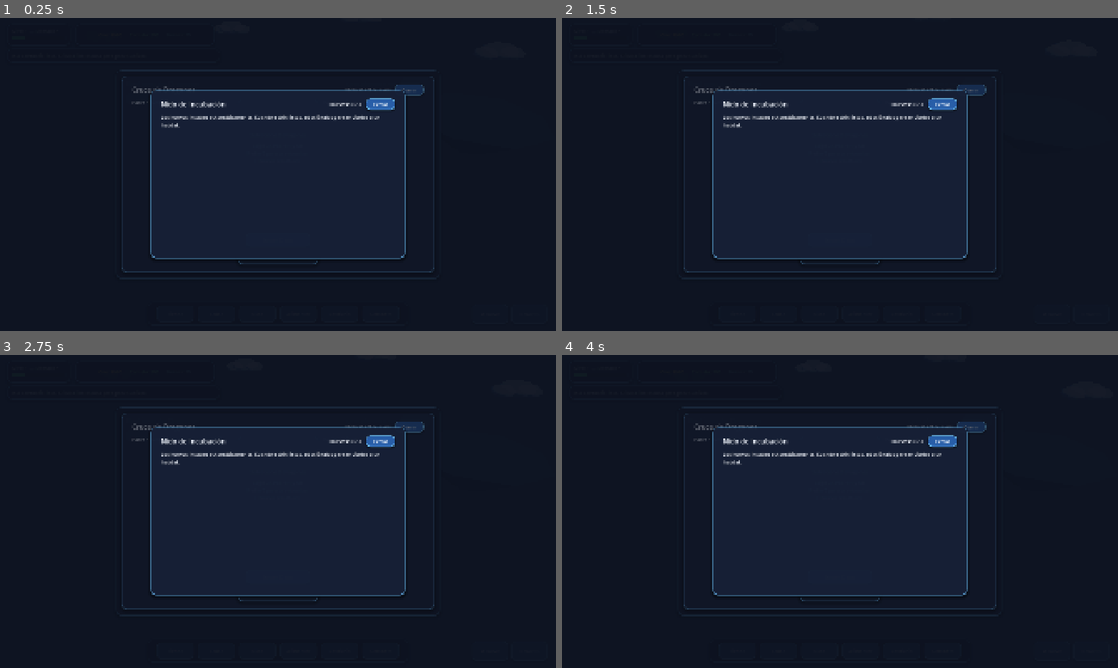
Above: before the commit, frames 1-4 (two rows, left to right).
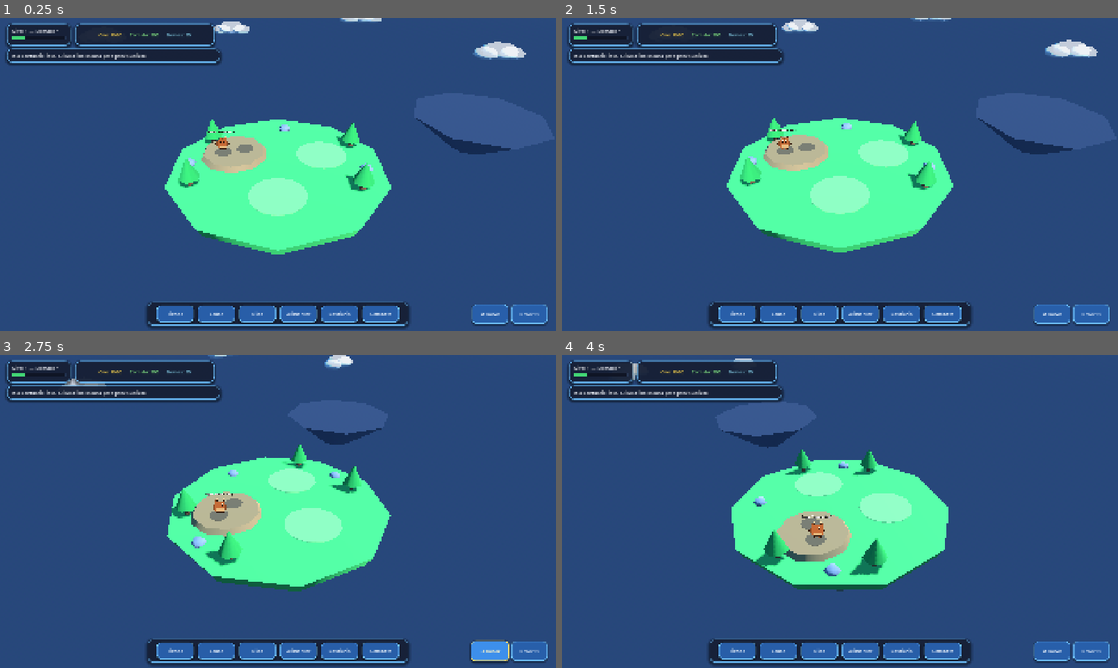
Above: after the commit, the same moments.

Repository: recab535/VJdeRecab
Game: Godot game, scene res://scenes/main.tscn
Two runs of this game, one before a commit and one after it. Both use one fixed random seed, a clock stepped at 60 frames per second and the inputs below.
Inputs (mouse positions are in pixels of both pictures, inside the frame that each line leads up to):
- Up to frame 1 (0.25 s): no input
- Up to frame 2 (1.5 s): click (840, 240) at 0.5 s, where only the run before the commit has a clickable "Iniciar Cruce"; click (840, 240) at 1.25 s, where only the run before the commit has a clickable "Iniciar Cruce"
- Up to frame 3 (2.75 s): click "↺ Rotar" at 2 s
- Up to frame 4 (4 s): tap Enter at 2.75 s; move the mouse to (962, 495) at 2.77 s; hold Right 2.78-3.5 s; tap Q at 2.85 s; click (962, 495) at 2.92 s; drag from (728, 527) to (812, 574) at 3.52 s

The runs differ from the first frame. In frame 1, 97% of the frame differs, in the area x 0-100%, y 0-100%; in frame 2, 97%; in frame 3, 97%; in frame 4, 97%.

Commit message:
Fix: Conexión de señales y mouse_filter en UI

Diff:
--- a/scenes/combat/combat_arena.tscn
+++ b/scenes/combat/combat_arena.tscn
@@ -85,6 +85,7 @@
 anchor_bottom = 1.0
 grow_horizontal = 2
 grow_vertical = 2
+mouse_filter = 2
 theme = ExtResource("3_theme")
 
 [node name="TopBar" type="PanelContainer" parent="CombatUI/RootControl"]
--- a/scenes/ui/bestiario_panel.tscn
+++ b/scenes/ui/bestiario_panel.tscn
@@ -3,6 +3,7 @@
 [ext_resource type="Script" path="res://scripts/ui/bestiario_panel.gd" id="1_bestiario"]
 
 [node name="BestiarioPanel" type="Control"]
+visible = false
 layout_mode = 3
 anchors_preset = 15
 anchor_right = 1.0
--- a/scenes/ui/breeding_panel.tscn
+++ b/scenes/ui/breeding_panel.tscn
@@ -3,6 +3,7 @@
 [ext_resource type="Script" path="res://scripts/ui/breeding_panel.gd" id="1_breeding"]
 
 [node name="BreedingPanel" type="Control"]
+visible = false
 layout_mode = 3
 anchors_preset = 15
 anchor_right = 1.0
--- a/scenes/ui/hud_basic.tscn
+++ b/scenes/ui/hud_basic.tscn
@@ -26,6 +26,7 @@
 offset_top = 20.0
 offset_right = 920.0
 offset_bottom = 96.0
+mouse_filter = 2
 theme_override_constants/separation = 16
 
 [node name="NivelPanel" type="PanelContainer" parent="RootControl/TopLeftBar"]
@@ -82,6 +83,7 @@
 offset_top = 106.0
 offset_right = 760.0
 offset_bottom = 154.0
+mouse_filter = 2
 
 [node name="LblEstadoAccion" type="Label" parent="RootControl/StatusBanner"]
 unique_name_in_owner = true
@@ -219,6 +221,7 @@
 offset_bottom = -24.0
 grow_horizontal = 0
 grow_vertical = 0
+mouse_filter = 2
 theme_override_constants/separation = 12
 
 [node name="BtnRotarIzq" type="Button" parent="RootControl/RotacionBar"]
--- a/scenes/ui/nest_panel.tscn
+++ b/scenes/ui/nest_panel.tscn
@@ -3,6 +3,7 @@
 [ext_resource type="Script" path="res://scripts/ui/nest_panel.gd" id="1_nest"]
 
 [node name="NestPanel" type="Control"]
+visible = false
 layout_mode = 3
 anchors_preset = 15
 anchor_right = 1.0
--- a/scripts/main.gd
+++ b/scripts/main.gd
@@ -12,10 +12,10 @@
 @onready var isla_inicial: Node3D = $IslaInicial
 @onready var isla_bloqueada: LockedIsland = $IslaBloqueadaPreview
 @onready var slots_container: Node3D = $IslaInicial/SlotsConstruibles
-@onready var bestiario_panel: BestiarioPanel = $HUD/RootControl/BestiarioPanel
-@onready var breeding_panel: BreedingPanel = $HUD/RootControl/BreedingPanel
-@onready var nest_panel: NestPanel = $HUD/RootControl/NestPanel
-@onready var shop_panel: ShopPanel = $HUD/RootControl/ShopPanel
+@onready var bestiario_panel: Control = $HUD/RootControl/BestiarioPanel
+@onready var breeding_panel: Control = $HUD/RootControl/BreedingPanel
+@onready var nest_panel: Control = $HUD/RootControl/NestPanel
+@onready var shop_panel: PanelContainer = $HUD/RootControl/ShopPanel
 
 var _built_habitats: Dictionary = {}
 var _active_combat_arena: CombatArena = null
@@ -46,6 +46,7 @@
 		shop_panel.farm_purchase_requested.connect(_on_shop_farm_requested)
 
 	_setup_build_slots()
+	_close_overlay_panels()
 
 	if has_node("/root/GameCore"):
 		var core: Node = get_node("/root/GameCore")
@@ -98,8 +99,8 @@
 	hab.set_element_theme(elemento_id)
 	hab.habitat_clicked.connect(_on_habitat_clicked)
 	_built_habitats[slot_index] = hab
-	if slot_node is BuildSlot:
-		(slot_node as BuildSlot).set_placement_highlight(false, false)
+	if slot_node.has_method("set_placement_highlight"):
+		slot_node.call("set_placement_highlight", false, false)
 	return hab
 
 
--- a/scripts/ui/bestiario_panel.gd
+++ b/scripts/ui/bestiario_panel.gd
@@ -16,6 +16,7 @@
 
 
 func _ready() -> void:
+	visible = false
 	btn_cerrar.pressed.connect(close_bestiario)
 	btn_todos.pressed.connect(func() -> void: _set_filter("todos"))
 	btn_descubiertos.pressed.connect(func() -> void: _set_filter("descubiertos"))
--- a/scripts/ui/breeding_panel.gd
+++ b/scripts/ui/breeding_panel.gd
@@ -23,6 +23,7 @@
 
 
 func _ready() -> void:
+	visible = false
 	btn_cerrar.pressed.connect(close_breeding)
 	btn_iniciar_cruce.pressed.connect(_on_iniciar_cruce_pressed)
 
--- a/scripts/ui/nest_panel.gd
+++ b/scripts/ui/nest_panel.gd
@@ -15,6 +15,7 @@
 
 
 func _ready() -> void:
+	visible = false
 	btn_cerrar.pressed.connect(close_nest)
 	var core: Node = get_node_or_null("/root/GameCore")
 	if core:
--- a/scripts/world/build_slot.gd
+++ b/scripts/world/build_slot.gd
@@ -32,6 +32,7 @@
 	_highlight_mat.emission_energy_multiplier = 1.4
 
 	_area = Area3D.new()
+	_area.input_ray_pickable = false
 	var col: CollisionShape3D = CollisionShape3D.new()
 	var shape: CylinderShape3D = CylinderShape3D.new()
 	shape.radius = 1.4
@@ -46,6 +47,8 @@
 
 
 func set_placement_highlight(active: bool, is_free: bool) -> void:
+	if _area:
+		_area.input_ray_pickable = active and is_free
 	if _pad_mesh == null:
 		return
 	_pad_mesh.visible = is_free
